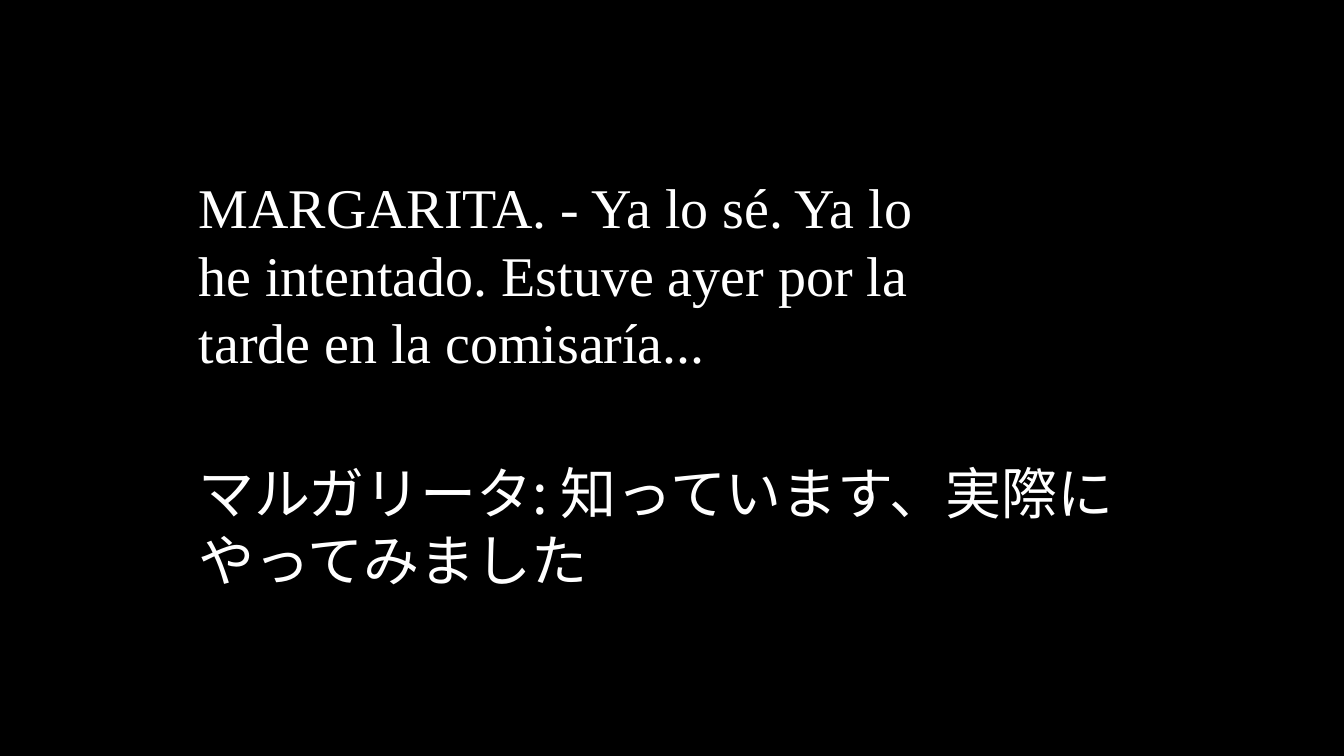
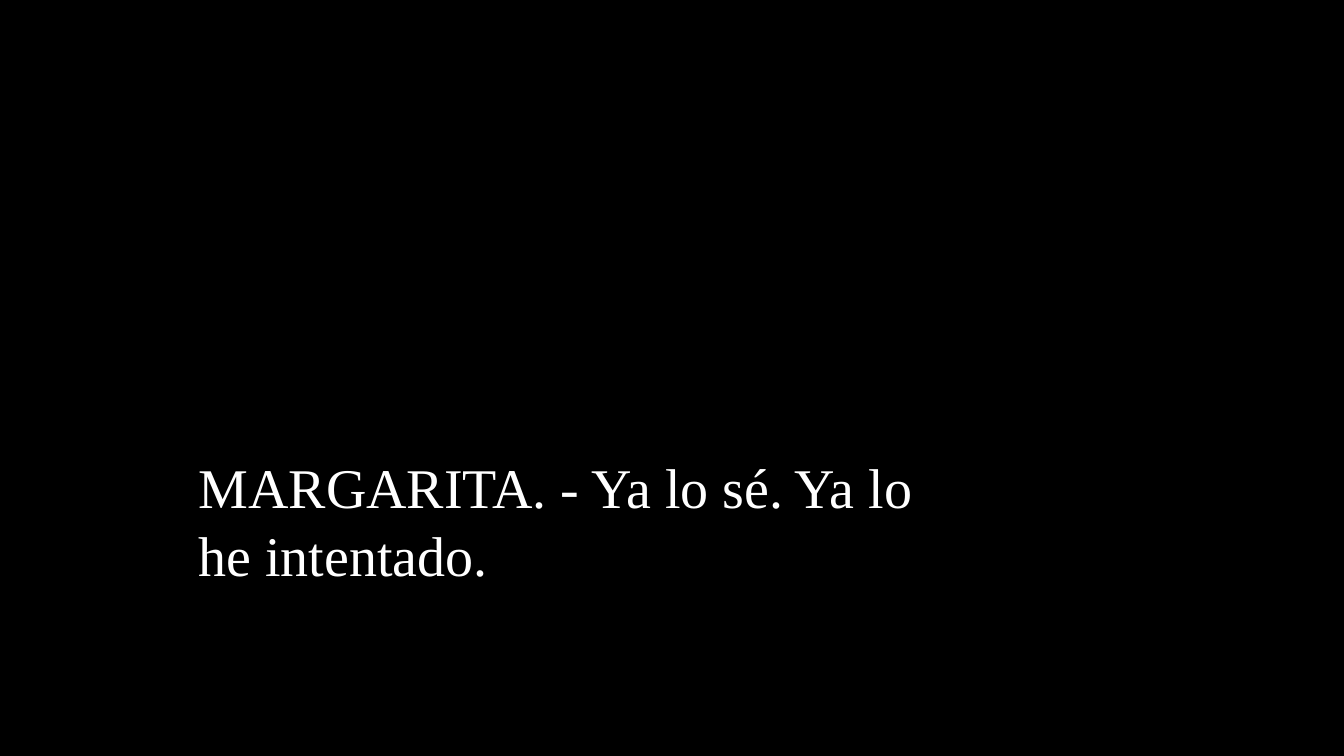
Before and after one commit to oulcggc/lang-drama-caption, a slide deck: slide 109 of complete-cap.pptx. Drawn at 1344x756 pixels with LibreOffice and Linux fonts; fonts in the diff are those of the drawing. Boxes give left, top, right and bottom in pixels: in the first picture for what was removed or moved away, otherwise in the second. Text is boxed around its words. In the diff, an @@ line names an element or a change of style, - is before the commit and + after.

```diff
--- a/complete-cap.pptx
+++ b/complete-cap.pptx
@@ text at (199, 469, 913, 577): text changed @@
-MARGARITA. - Ya lo sé. Ya lo he intentado. Estuve ayer por la tarde en la comisaría...
+MARGARITA. - Ya lo sé. Ya lo he intentado.
@@ text removed at (199, 467, 1113, 585) @@
-マルガリータ: 知っています、実際にやってみました
```
Also in this commit, not shown: 115 other slides changed, 44 slides added, 42 slides removed, 2 other files.
